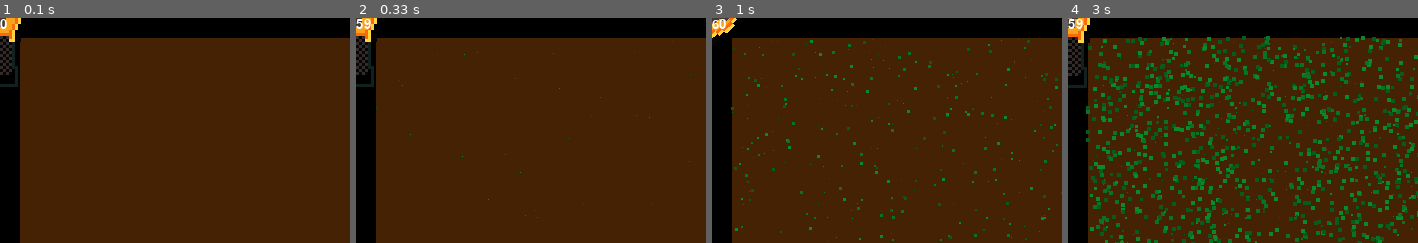
Above: before the commit, frames 1-4 (left to right).
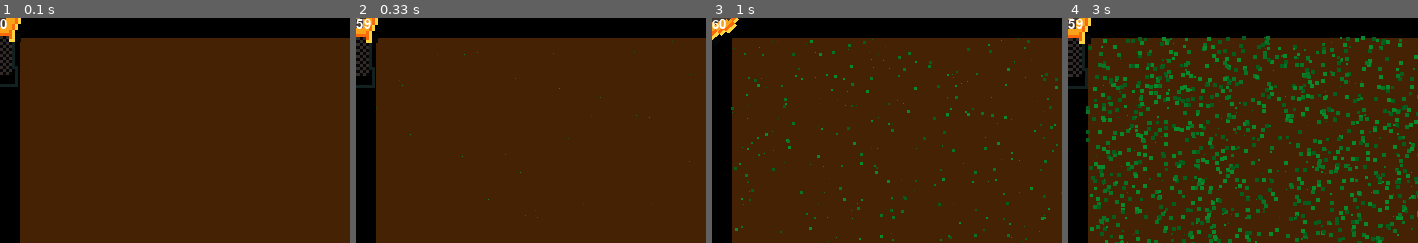
Above: after the commit, the same moments.

Repository: Acaippa/pygame-lawnmower
Game: pygame game, started from ver 0.2/main.py
The game is run twice, just before and just after one commit, with the same random seed, the same clock (stepped at 60 frames per second) and the same inputs.
Inputs:
- Up to frame 1 (0.1 s): no input
- Up to frame 2 (0.33 s): no input
- Up to frame 3 (1 s): hold Right 0.33-0.8 s; hold Up from 0.83 s (still down)
- Up to frame 4 (3 s): release Up at 1.13 s; hold Right 1.17-1.63 s; hold Left 1.67-2.2 s; hold Down 2.23-2.53 s; hold Left 2.57-2.97 s
The pictures show only the part of the screen within x 0-50%, y 0-50%; the shares and areas given below are measured in that part.

Frame 1 is identical in both runs. In frame 2, 0.6% of the frame differs, in the area x 0-7%, y 0-32%; in frame 3, 0.2%; in frame 4, 0.6%.

Commit message:
Add shaking for mower.

Diff:
--- a/ver 0.2/modules/mower.py
+++ b/ver 0.2/modules/mower.py
@@ -1,6 +1,7 @@
 import pygame
 import math
 from settings import*
+from random import*
 
 class Mower(pygame.sprite.Sprite):
 	def __init__(self, image, pos): # Abstract mower class.
@@ -19,7 +20,7 @@
 
 		self.angle = 0
 
-		self.speed = 40
+		self.speed = 50
 
 		self.turn_rate = 100
 
@@ -31,6 +32,8 @@
 
 		self.cutting_mask = pygame.mask.from_surface(self.rotated_cutting_surface)
 
+		self.on_bool = True
+
 	def update(self, dt):
 		self.delta_time = dt
 
@@ -41,7 +44,10 @@
 		self.draw()
 
 	def draw(self):
-		self.display_surface.blit(self.rotated_image, self.rect)
+		if self.on_bool: # Make the mower shake slightly when on
+			self.display_surface.blit(self.rotated_image, (self.rect[0] + uniform(-1, 1) * self.delta_time, self.rect[1] + uniform(-1, 1) * self.delta_time))
+		else:
+			self.display_surface.blit(self.rotated_image, self.rect)
 
 	def process_input(self):
 		keys = pygame.key.get_pressed()
